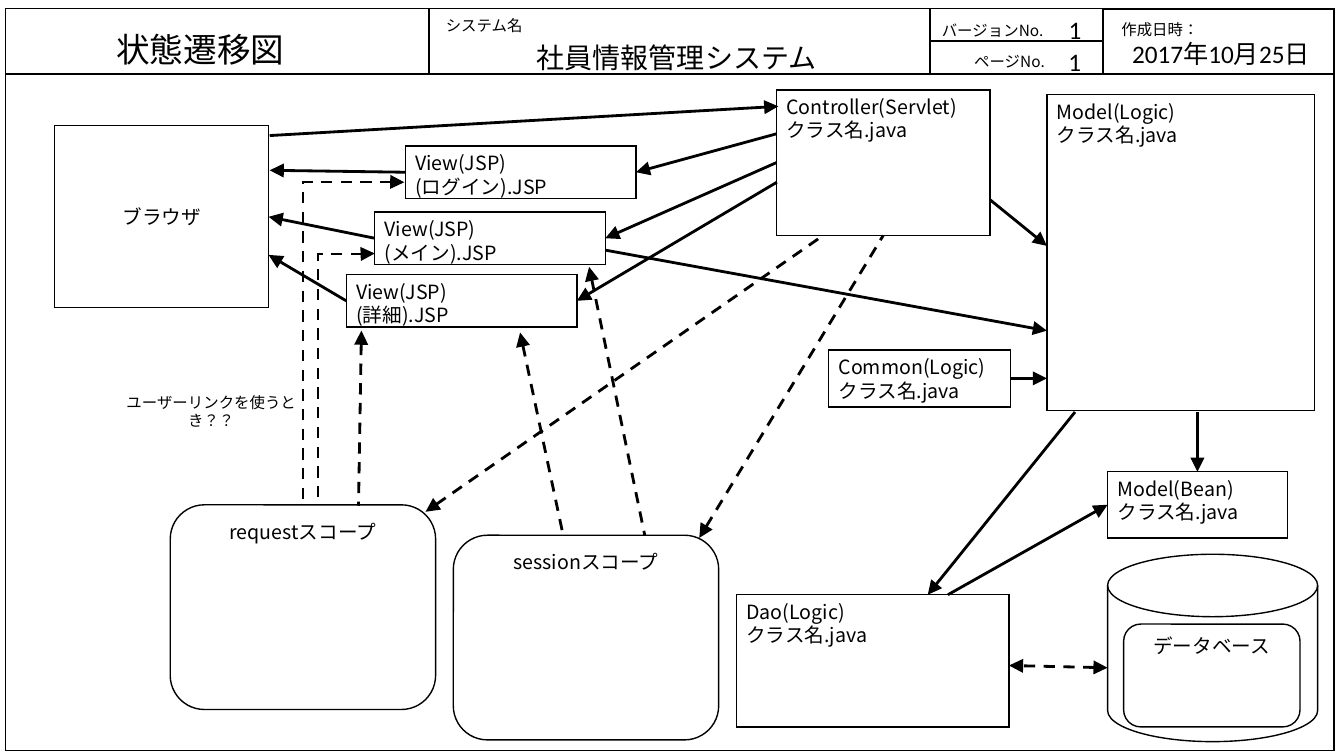
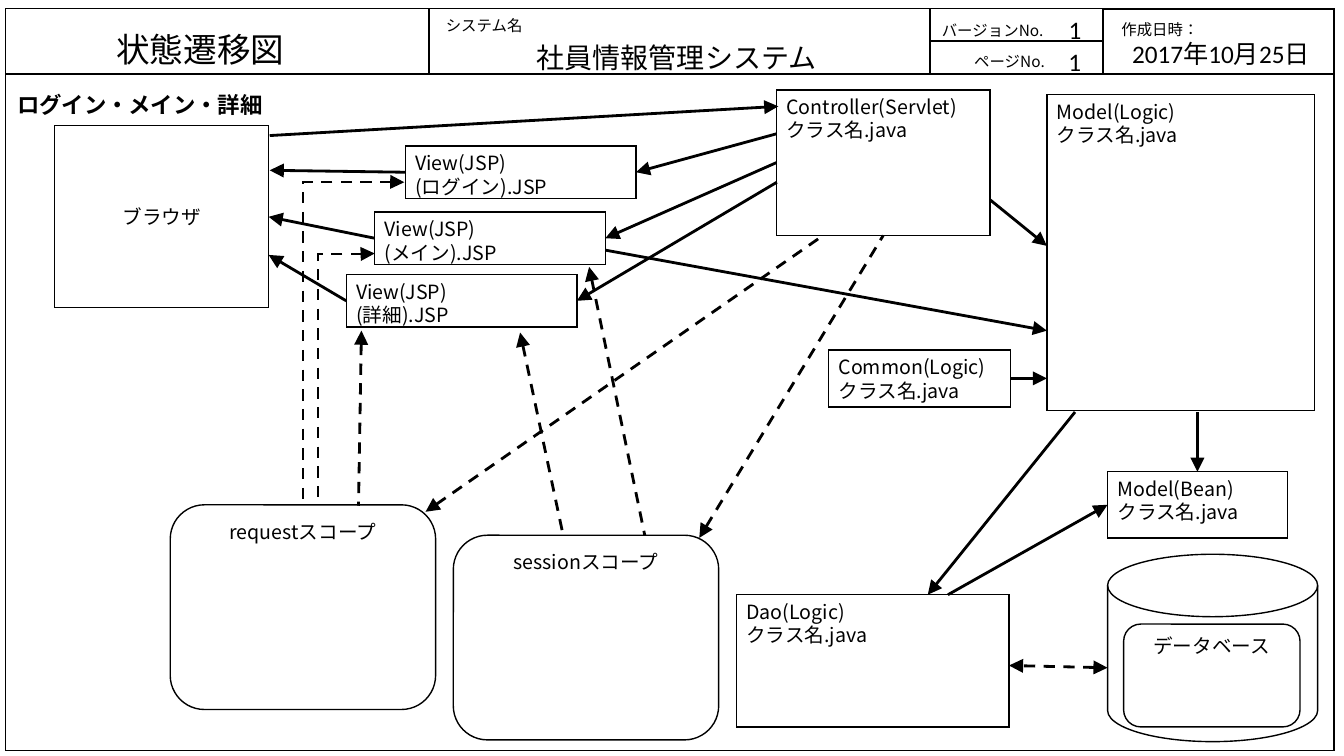
Before and after one commit to java201710/java, a slide deck: slide 10 of mitchell/Notes/画面・状態遷移図（ミッチェル）.pptx. Drawn at 1344x756 pixels with LibreOffice and Linux fonts; fonts in the diff are those of the drawing. Boxes give left, top, right and bottom in pixels: in the first picture for what was removed or moved away, otherwise in the second. Text is boxed around its words. In the diff, an @@ line names an element or a change of style, - is before the commit and + after.

```diff
--- a/mitchell/Notes/画面・状態遷移図（ミッチェル）.pptx
+++ b/mitchell/Notes/画面・状態遷移図（ミッチェル）.pptx
@@ text added at (x1=17, y1=94, x2=263, y2=115), 16 pt, text #000000, bold @@
+ログイン・メイン・詳細
@@ text removed at (x1=126, y1=395, x2=295, y2=427) @@
-ユーザーリンクを使うとき？？
```
Also in this commit, not shown: 1 other slide changed, 2 slides added, 1 other file.
